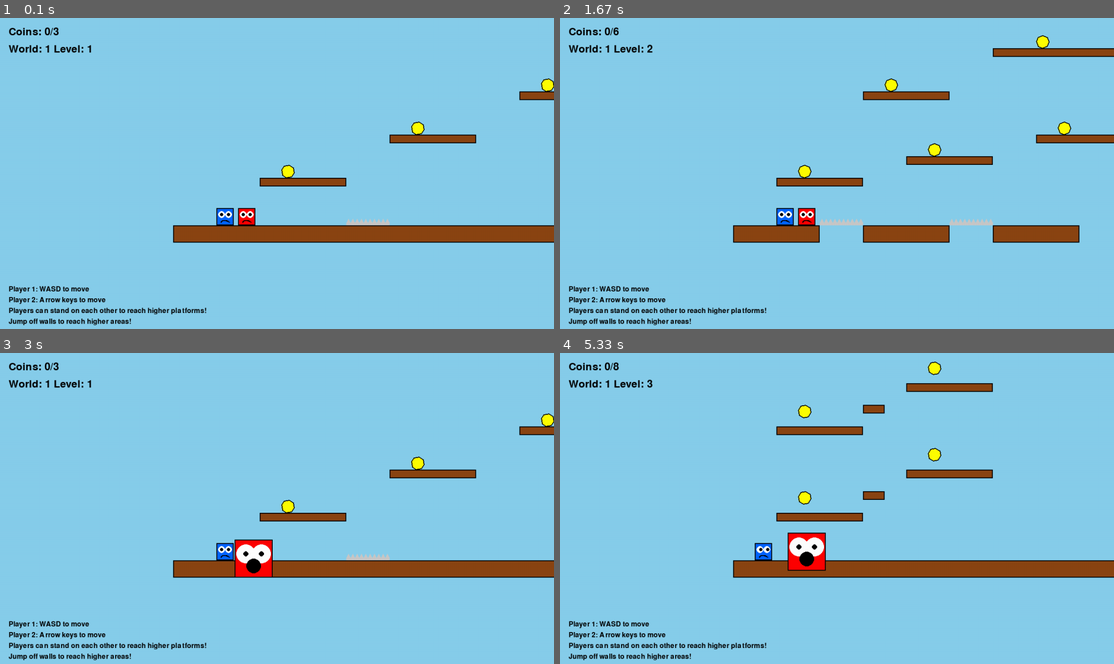
Above: before the commit, frames 1-4 (two rows, left to right).
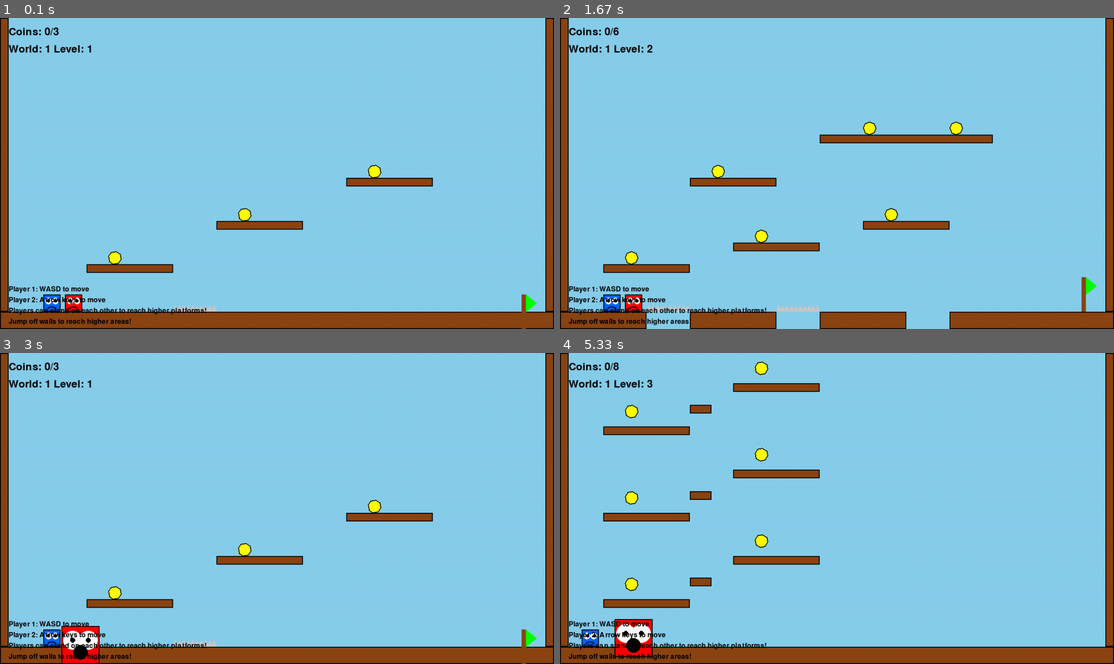
Above: after the commit, the same moments.

Repository: robjohncolson/Downloads
Game: pygame game, started from game.py
Same seed, same stepped clock (60 frames per second), same inputs: the game is played once before the commit and once after it.
Inputs:
- Up to frame 1 (0.1 s): no input
- Up to frame 2 (1.67 s): tap 3 at 0.33 s; tap 1 at 0.67, 1.15 s; hold Right 1-1.47 s; hold D 1-1.47 s; hold Up from 1.5 s (still down); hold W from 1.5 s (still down); tap 2 at 1.65 s
- Up to frame 3 (3 s): release Up at 1.8 s; release W at 1.8 s; hold Right 1.83-2.3 s; hold D 1.83-2.3 s; tap 3 at 1.98 s; hold Left 2.33-2.87 s; hold A 2.33-2.87 s; tap 1 at 2.48 s; tap R at 2.9 s
- Up to frame 4 (5.33 s): hold A 3.23-3.63 s; tap 3 at 3.38, 4.88 s; hold Up 3.67-4.03 s; hold W 3.67-4.03 s; tap 1 at 3.82 s; hold Right 4.07-4.7 s; hold D 4.07-4.7 s; tap 2 at 4.22 s; hold Left 4.73-5.2 s; hold A 4.73-5.2 s; hold D from 5.23 s (still down)

The runs differ from the first frame. In frame 1, 16% of the frame differs, in the area x 0-100%, y 0-100%; in frame 2, 17%; in frame 3, 16%; in frame 4, 19%.

Commit message:
reverted back to workign game. (the camera angles  got screwed for awhile)

Diff:
--- a/game.py
+++ b/game.py
@@ -47,7 +47,6 @@
 PURPLE = (200, 0, 255)
 GRAY = (128, 128, 128)
 BROWN = (139, 69, 19)
-NIGHT_SKY = (25, 25, 112)  # Dark blue for night sky
 EXPLOSION_COLORS = [(255, 0, 0), (255, 128, 0), (255, 255, 0), (255, 255, 255)]  # Red, Orange, Yellow, White
 
 # Clock for controlling frame rate
@@ -299,6 +298,7 @@
     explosion_sound = DummySound()
 
 # Add these constants for the night sky
+NIGHT_SKY = (25, 25, 50)  # Dark blue for night sky
 STAR_COLOR = (255, 255, 200)  # Yellowish white for stars
 
 def setup_display():
@@ -1497,121 +1497,6 @@
                  int(STAR_COLOR[2] * self.brightness))
         pygame.draw.circle(screen, color, (self.x, self.y), self.size)
 
-def calculate_level_bounds(platforms, coins, spikes, goal, player_spawns):
-    """Calculate the actual bounds of all objects in the level"""
-    if not (platforms or coins or spikes or goal):
-        return {"min_x": -500, "max_x": 1780, "min_y": -500, "max_y": 1220}
-
-    min_x = float('inf')
-    max_x = float('-inf')
-    min_y = float('inf')
-    max_y = float('-inf')
-
-    # Check platforms
-    for platform in platforms:
-        min_x = min(min_x, platform.rect.x)
-        max_x = max(max_x, platform.rect.x + platform.rect.width)
-        min_y = min(min_y, platform.rect.y)
-        max_y = max(max_y, platform.rect.y + platform.rect.height)
-
-    # Check coins
-    for coin in coins:
-        min_x = min(min_x, coin.rect.x - 20)
-        max_x = max(max_x, coin.rect.x + 20)
-        min_y = min(min_y, coin.rect.y - 20)
-        max_y = max(max_y, coin.rect.y + 20)
-
-    # Check spikes
-    for spike in spikes:
-        min_x = min(min_x, spike.rect.x)
-        max_x = max(max_x, spike.rect.x + spike.rect.width)
-        min_y = min(min_y, spike.rect.y)
-        max_y = max(max_y, spike.rect.y + spike.rect.height)
-
-    # Check goal
-    if goal:
-        min_x = min(min_x, goal.rect.x)
-        max_x = max(max_x, goal.rect.x + goal.rect.width)
-        min_y = min(min_y, goal.rect.y)
-        max_y = max(max_y, goal.rect.y + goal.rect.height)
-
-    # Check spawns
-    for spawn in player_spawns:
-        min_x = min(min_x, spawn['x'] - 25)
-        max_x = max(max_x, spawn['x'] + 25)
-        min_y = min(min_y, spawn['y'] - 25)
-        max_y = max(max_y, spawn['y'] + 25)
-
-    # Add padding
-    padding = 200
-    return {
-        "min_x": min_x - padding,
-        "max_x": max_x + padding,
-        "min_y": min_y - padding,
-        "max_y": max_y + padding
-    }
-
-def calculate_camera_position(player1, player2, level_bounds, screen_width, screen_height):
-    """Calculate optimal camera position to follow players while showing level content"""
-    # Calculate center point between players
-    center_x = (player1.rect.centerx + player2.rect.centerx) / 2
-    center_y = (player1.rect.centery + player2.rect.centery) / 2
-
-    # Calculate camera position to center horizontally on players
-    camera_x = center_x - screen_width / 2
-
-    # For vertical positioning, prioritize showing the ground/platforms properly
-    # Instead of centering on players vertically, position camera to show level naturally
-
-    # Find the main ground level (largest platform near bottom of level bounds)
-    ground_level = level_bounds["max_y"] - 100  # Assume ground is near bottom
-
-    # Position camera so ground appears near bottom of screen (with some margin)
-    ground_margin = 100  # Space below ground level
-    camera_y = ground_level - screen_height + ground_margin
-
-    # But also ensure we can see the players - if they're too high, adjust camera up
-    highest_player_y = min(player1.rect.y, player2.rect.y)
-    if highest_player_y < camera_y + 50:  # If players are too high up
-        camera_y = highest_player_y - 50  # Adjust camera to show them
-
-    # Apply relaxed camera constraints to allow negative coordinates
-    margin = 200
-
-    # Only constrain if we're going too far beyond the level bounds
-    if level_bounds["max_x"] - level_bounds["min_x"] > screen_width:
-        camera_x = max(level_bounds["min_x"] - margin,
-                       min(camera_x, level_bounds["max_x"] - screen_width + margin))
-
-    # Allow camera to show negative Y coordinates but don't go too far beyond level
-    if level_bounds["max_y"] - level_bounds["min_y"] > screen_height:
-        camera_y = max(level_bounds["min_y"] - margin,
-                       min(camera_y, level_bounds["max_y"] - screen_height + margin))
-
-    return camera_x, camera_y
-
-def draw_with_camera(screen, obj, camera_x, camera_y):
-    """Draw an object with camera offset"""
-    # All game objects (platforms, spikes, players, goal, coins) use rect
-    screen_x = obj.rect.x - camera_x
-    screen_y = obj.rect.y - camera_y
-
-    # Only draw if on screen (with some margin)
-    if (-100 < screen_x < screen.get_width() + 100 and
-        -100 < screen_y < screen.get_height() + 100):
-
-        # Temporarily adjust position for drawing
-        original_x = obj.rect.x
-        original_y = obj.rect.y
-        obj.rect.x = screen_x
-        obj.rect.y = screen_y
-
-        obj.draw(screen)
-
-        # Restore original position
-        obj.rect.x = original_x
-        obj.rect.y = original_y
-
 def main():
     level_manager = LevelManager()
     platforms, coins, total_coins, spikes = level_manager.get_level()
@@ -1630,10 +1515,6 @@
     # Set goal position based on level data
     goal = create_goal_from_level_data(level_manager)
 
-    # Calculate level bounds for camera system
-    level_bounds = calculate_level_bounds(platforms, coins, spikes, goal, player_spawns)
-    camera_x, camera_y = 0, 0
-
     # Create stars for night sky (World 2)
     stars = [Star() for _ in range(100)]
 
@@ -1643,8 +1524,6 @@
     time_elapsed = 0  # For star twinkling
     show_spike_message = False
     spike_message_timer = 0
-
-    print(f"Level bounds: X({level_bounds['min_x']:.0f} to {level_bounds['max_x']:.0f}) Y({level_bounds['min_y']:.0f} to {level_bounds['max_y']:.0f})")
 
     while running:
         time_elapsed += 0.1  # Increment time for animations
@@ -1670,16 +1549,6 @@
 
                     platforms, coins, total_coins, spikes = level_manager.get_level()
                     goal = create_goal_from_level_data(level_manager)  # Update goal position
-
-                    # Recalculate level bounds
-                    level_data = level_manager.get_current_level_data()
-                    player_spawns = level_data.get('player_spawns', [
-                        {'x': 100, 'y': SCREEN_HEIGHT - 100},
-                        {'x': 150, 'y': SCREEN_HEIGHT - 100}
-                    ])
-                    level_bounds = calculate_level_bounds(platforms, coins, spikes, goal, player_spawns)
-                    print(f"Level bounds: X({level_bounds['min_x']:.0f} to {level_bounds['max_x']:.0f}) Y({level_bounds['min_y']:.0f} to {level_bounds['max_y']:.0f})")
-
                     game_complete = False
                 elif event.key == pygame.K_n and game_complete and not all_levels_complete:
                     # Next level
@@ -1690,16 +1559,6 @@
                         player2.collected_coins = 0
                         platforms, coins, total_coins, spikes = level_manager.get_level()
                         goal = create_goal_from_level_data(level_manager)  # Update goal position
-
-                        # Recalculate level bounds
-                        level_data = level_manager.get_current_level_data()
-                        player_spawns = level_data.get('player_spawns', [
-                            {'x': 100, 'y': SCREEN_HEIGHT - 100},
-                            {'x': 150, 'y': SCREEN_HEIGHT - 100}
-                        ])
-                        level_bounds = calculate_level_bounds(platforms, coins, spikes, goal, player_spawns)
-                        print(f"Level bounds: X({level_bounds['min_x']:.0f} to {level_bounds['max_x']:.0f}) Y({level_bounds['min_y']:.0f} to {level_bounds['max_y']:.0f})")
-
                         game_complete = False
 
                         # Show world transition message if we just moved to a new world
@@ -1726,16 +1585,6 @@
                     player2.collected_coins = 0
                     platforms, coins, total_coins, spikes = level_manager.get_level()
                     goal = create_goal_from_level_data(level_manager)
-
-                    # Recalculate level bounds
-                    level_data = level_manager.get_current_level_data()
-                    player_spawns = level_data.get('player_spawns', [
-                        {'x': 100, 'y': SCREEN_HEIGHT - 100},
-                        {'x': 150, 'y': SCREEN_HEIGHT - 100}
-                    ])
-                    level_bounds = calculate_level_bounds(platforms, coins, spikes, goal, player_spawns)
-                    print(f"Level bounds: X({level_bounds['min_x']:.0f} to {level_bounds['max_x']:.0f}) Y({level_bounds['min_y']:.0f} to {level_bounds['max_y']:.0f})")
-
                     game_complete = False
                     all_levels_complete = False
                 elif event.key == pygame.K_2:
@@ -1747,16 +1596,6 @@
                     player2.collected_coins = 0
                     platforms, coins, total_coins, spikes = level_manager.get_level()
                     goal = create_goal_from_level_data(level_manager)
-
-                    # Recalculate level bounds
-                    level_data = level_manager.get_current_level_data()
-                    player_spawns = level_data.get('player_spawns', [
-                        {'x': 100, 'y': SCREEN_HEIGHT - 100},
-                        {'x': 150, 'y': SCREEN_HEIGHT - 100}
-                    ])
-                    level_bounds = calculate_level_bounds(platforms, coins, spikes, goal, player_spawns)
-                    print(f"Level bounds: X({level_bounds['min_x']:.0f} to {level_bounds['max_x']:.0f}) Y({level_bounds['min_y']:.0f} to {level_bounds['max_y']:.0f})")
-
                     game_complete = False
                     all_levels_complete = False
                 elif event.key == pygame.K_3:
@@ -1768,16 +1607,6 @@
                     player2.collected_coins = 0
                     platforms, coins, total_coins, spikes = level_manager.get_level()
                     goal = create_goal_from_level_data(level_manager)
-
-                    # Recalculate level bounds
-                    level_data = level_manager.get_current_level_data()
-                    player_spawns = level_data.get('player_spawns', [
-                        {'x': 100, 'y': SCREEN_HEIGHT - 100},
-                        {'x': 150, 'y': SCREEN_HEIGHT - 100}
-                    ])
-                    level_bounds = calculate_level_bounds(platforms, coins, spikes, goal, player_spawns)
-                    print(f"Level bounds: X({level_bounds['min_x']:.0f} to {level_bounds['max_x']:.0f}) Y({level_bounds['min_y']:.0f} to {level_bounds['max_y']:.0f})")
-
                     game_complete = False
                     all_levels_complete = False
                 elif event.key == pygame.K_F11:
@@ -1832,9 +1661,6 @@
                 if goal.is_door:
                     goal.door_open = False
 
-        # Calculate camera position
-        camera_x, camera_y = calculate_camera_position(player1, player2, level_bounds, SCREEN_WIDTH, SCREEN_HEIGHT)
-
         # Draw everything to screen
         level_data = level_manager.get_current_level_data()
         background_type = level_data.get('background_type', 'day')
@@ -1850,24 +1676,24 @@
         else:
             screen.fill((135, 206, 235))  # Sky blue for day time
 
-        # Draw platforms with camera
+        # Draw platforms
         for platform in platforms:
-            draw_with_camera(screen, platform, camera_x, camera_y)
-
-        # Draw coins with camera
+            platform.draw(screen)
+
+        # Draw coins
         for coin in coins:
-            draw_with_camera(screen, coin, camera_x, camera_y)
-
-        # Draw goal with camera
-        draw_with_camera(screen, goal, camera_x, camera_y)
-
-        # Draw players with camera
-        draw_with_camera(screen, player1, camera_x, camera_y)
-        draw_with_camera(screen, player2, camera_x, camera_y)
-
-        # Draw spikes with camera
+            coin.draw(screen)
+
+        # Draw goal
+        goal.draw(screen)
+
+        # Draw players
+        player1.draw(screen)
+        player2.draw(screen)
+
+        # Draw spikes
         for spike in spikes:
-            draw_with_camera(screen, spike, camera_x, camera_y)
+            spike.draw(screen)
 
         # Draw spike message if needed
         if show_spike_message:
